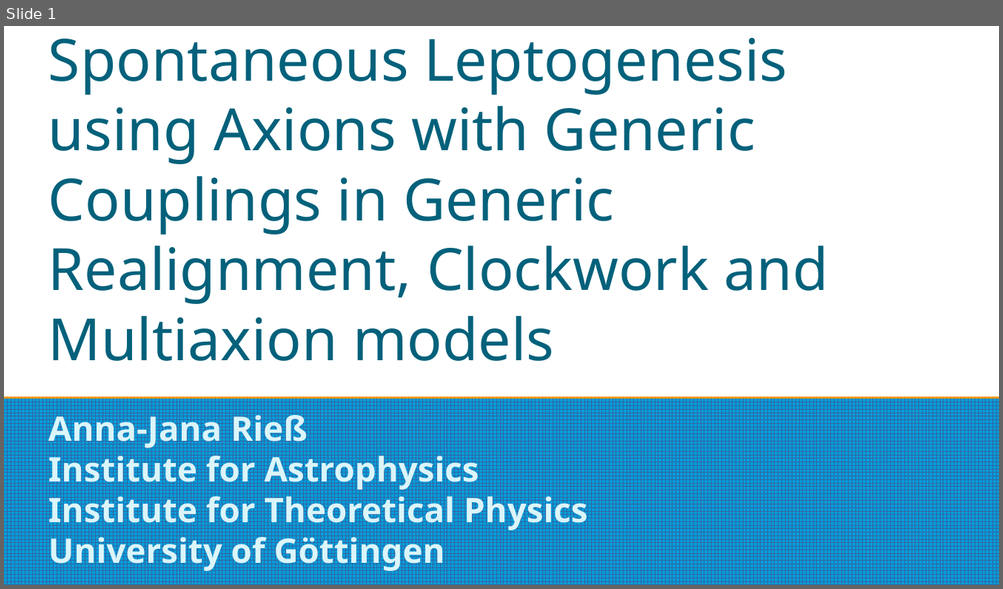
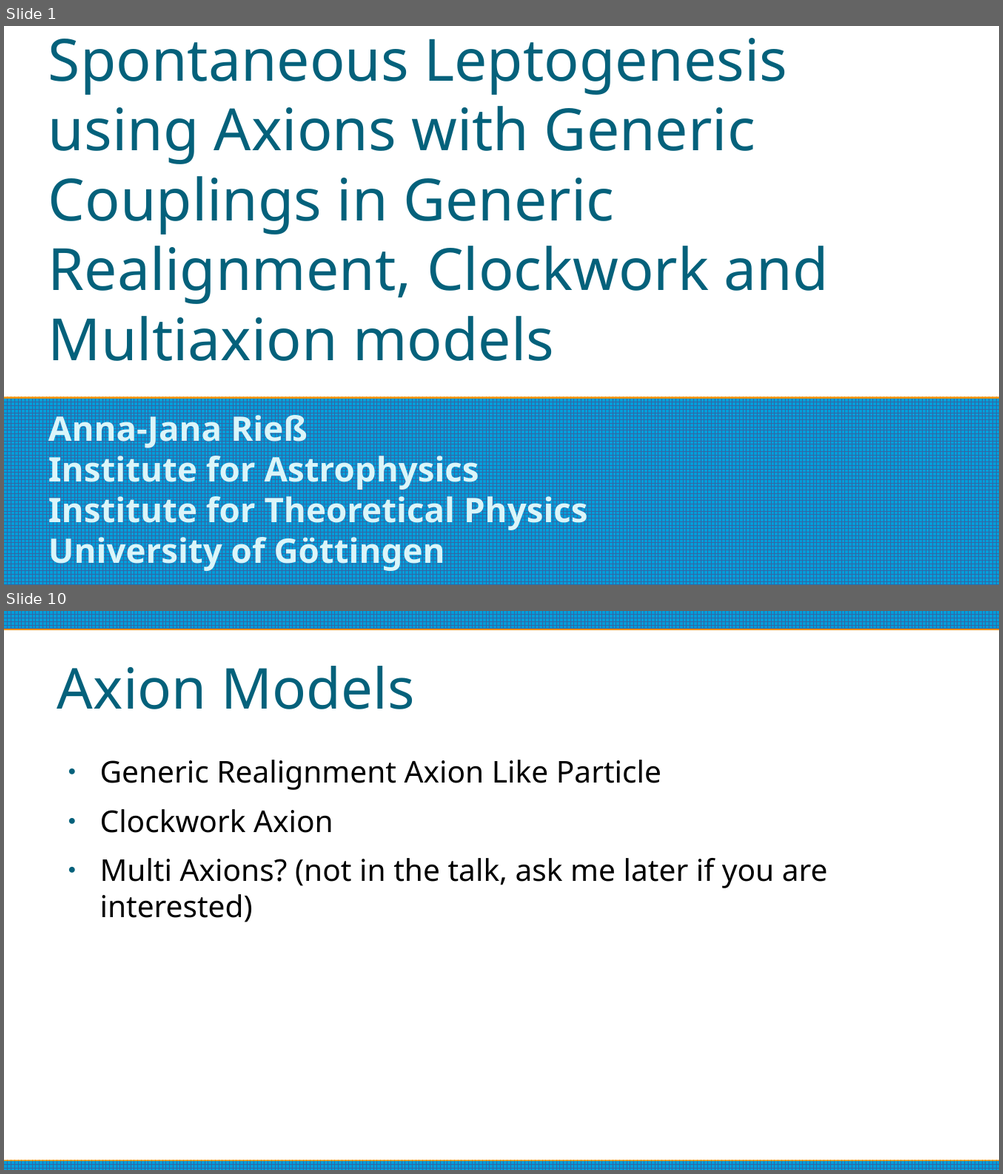
Before and after one commit to anna-jana/masters-project, a slide deck: reports/thesis-talk/presentation.odp. Shown one above the other, each under a label of ours: slide 1 before the commit, slides 1 and 10 after it; the slides between them are not shown. The pictures are 1003x589 and 1003x1174 pixels, drawn with LibreOffice and Linux fonts; fonts in the diff are those of the drawing. Boxes give left, top, right and bottom in pixels: in the first picture for what was removed or moved away, otherwise in the second. Text is boxed around its words. In the diff, an @@ line names an element or a change of style, - is before the commit and + after.

```diff
--- a/reports/thesis-talk/presentation.odp
+++ b/reports/thesis-talk/presentation.odp
@@ slide 10 added at (x1=4, y1=611, x2=999, y2=1170), background #FFFFFF @@
@@ rectangle added at (x1=4, y1=611, x2=999, y2=629), fill pattern #3465A4 on #009EDA @@
@@ title added at (x1=57, y1=666, x2=415, y2=709), 45 pt, text #04617B @@
+Axion Models
@@ text added at (x1=100, y1=760, x2=828, y2=923), 24 pt, text #000000 @@
+● Generic Realignment Axion Like Particle
+● Clockwork Axion
+● Multi Axions? (not in the talk, ask me later if you are interested)
@@ rectangle added at (x1=4, y1=1162, x2=999, y2=1170), fill pattern #3465A4 on #009EDA @@
```
Also in this commit, not shown: 1 slide changed, 27 other slides added, 1 slide removed.
